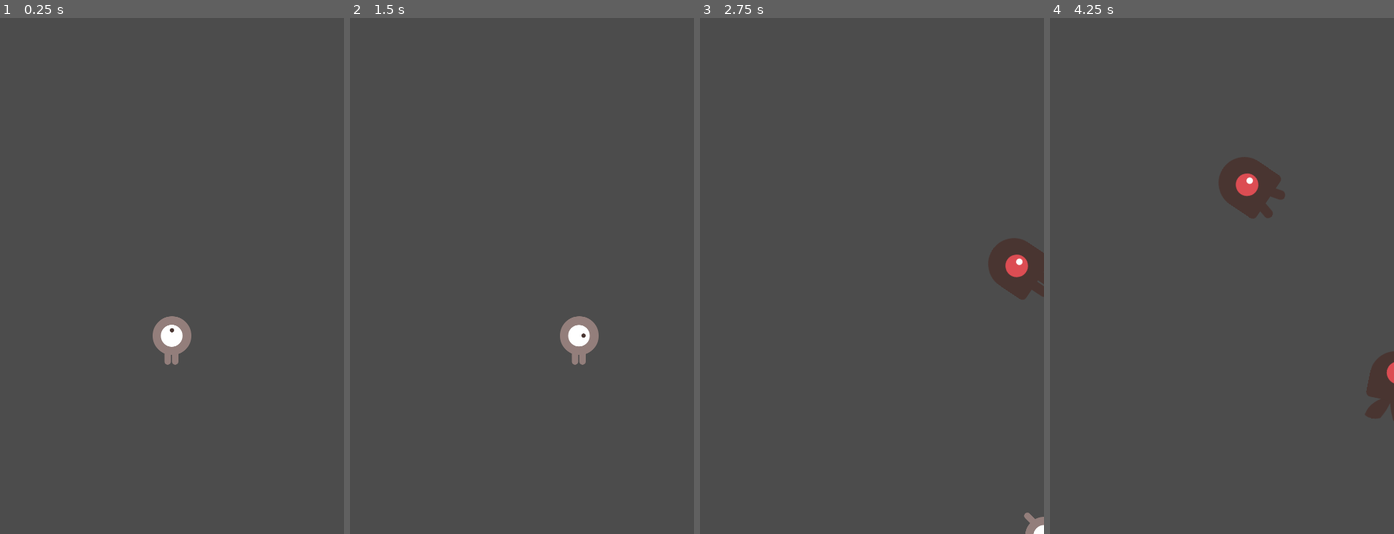
Above: before the commit, frames 1-4 (left to right).
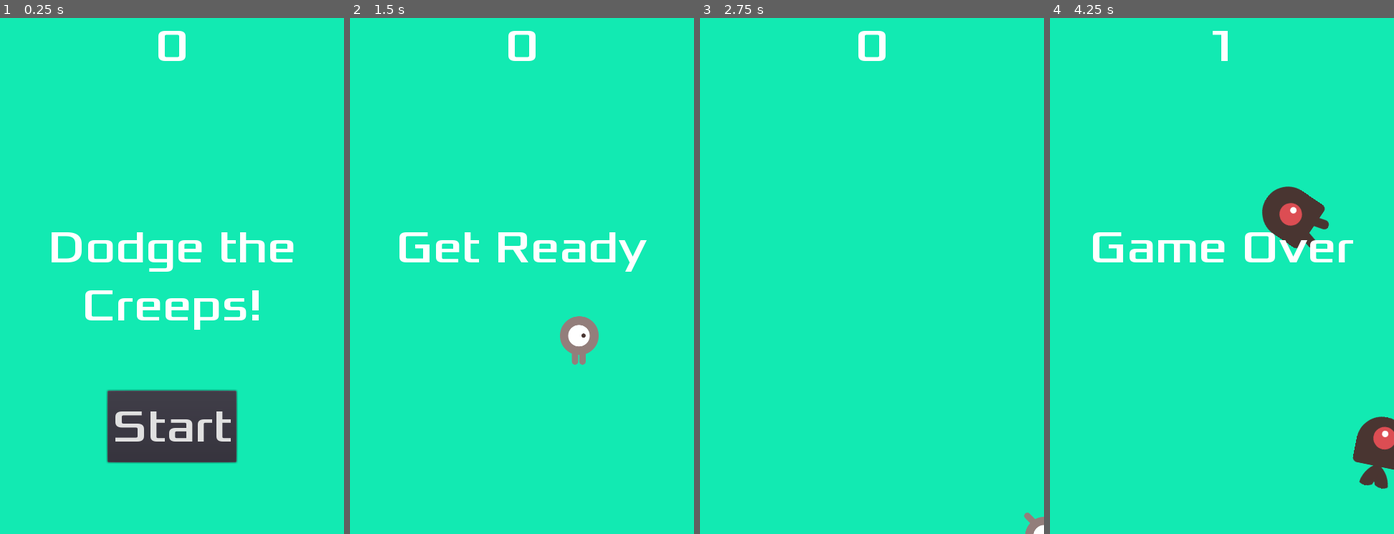
Above: after the commit, the same moments.

Repository: BakDavid/Dodge-the-creeps
Game: Godot game, scene res://Main.tscn
Two runs of this game, one before a commit and one after it. Both use one fixed random seed, a clock stepped at 60 frames per second and the inputs below.
Inputs (mouse positions are in pixels of both pictures, inside the frame that each line leads up to):
- Up to frame 1 (0.25 s): no input
- Up to frame 2 (1.5 s): click (522, 425) at 0.5 s, where only the run after the commit has a clickable "Start"; tap Enter (start_game, bound only after the commit) at 1.25, 1.35 s; hold Right (move_right) from 1.28 s (still down)
- Up to frame 3 (2.75 s): release Right (move_right) at 2.03 s; hold Down (move_down) from 2.03 s (still down); tap Enter (start_game, bound only after the commit) at 2.1 s
- Up to frame 4 (4.25 s): release Down (move_down) at 2.78 s; hold Right (move_right) 2.78-3.53 s; tap Enter (start_game, bound only after the commit) at 2.85, 3.6 s; hold Up (move_up) from 3.53 s (still down)

The runs differ from the first frame. In frame 1, 96% of the frame differs, in the area x 0-100%, y 0-100%; in frame 2, 99%; in frame 3, 100%; in frame 4, 100%.

Commit message:
Finished up the 2D project with HUD, death, restart, score features

Diff:
--- /dev/null
+++ b/HUD.gd
@@ -0,0 +1,33 @@
+extends CanvasLayer
+
+signal start_game
+
+# Called when the node enters the scene tree for the first time.
+func _ready():
+	pass # Replace with function body.
+
+func show_message(text):
+	$Message.text = text
+	$Message.show()
+	$MessageTimer.start()
+
+func show_game_over():
+	show_message("Game Over")
+	# Wait until the MessageTimer has counted down.
+	yield($MessageTimer, "timeout")
+
+	$Message.text = "Dodge the\nCreeps!"
+	$Message.show()
+	# Make a one-shot timer and wait for it to finish.
+	yield(get_tree().create_timer(1), "timeout")
+	$StartButton.show()
+
+func update_score(score):
+	$ScoreLabel.text = str(score)
+
+func _on_MessageTimer_timeout():
+	$Message.hide()
+
+func _on_StartButton_pressed():
+	$StartButton.hide()
+	emit_signal("start_game")
--- /dev/null
+++ b/HUD.tscn
@@ -0,0 +1,55 @@
+[gd_scene load_steps=6 format=2]
+
+[ext_resource path="res://HUD.gd" type="Script" id=1]
+[ext_resource path="res://fonts/Xolonium-Regular.ttf" type="DynamicFontData" id=2]
+
+[sub_resource type="DynamicFont" id=1]
+size = 64
+font_data = ExtResource( 2 )
+
+[sub_resource type="InputEventAction" id=2]
+action = "start_game"
+
+[sub_resource type="ShortCut" id=3]
+shortcut = SubResource( 2 )
+
+[node name="HUD" type="CanvasLayer"]
+script = ExtResource( 1 )
+
+[node name="ScoreLabel" type="Label" parent="."]
+anchor_right = 1.0
+margin_bottom = 78.0
+custom_fonts/font = SubResource( 1 )
+text = "0"
+align = 1
+
+[node name="Message" type="Label" parent="."]
+anchor_top = 0.5
+anchor_right = 1.0
+anchor_bottom = 0.5
+margin_top = -79.5
+margin_bottom = 79.5
+custom_fonts/font = SubResource( 1 )
+text = "Dodge the Creeps!"
+align = 1
+autowrap = true
+
+[node name="StartButton" type="Button" parent="."]
+anchor_left = 0.5
+anchor_top = 1.0
+anchor_right = 0.5
+anchor_bottom = 1.0
+margin_left = -90.0
+margin_top = -200.0
+margin_right = 90.0
+margin_bottom = -100.0
+custom_fonts/font = SubResource( 1 )
+shortcut = SubResource( 3 )
+text = "Start"
+
+[node name="MessageTimer" type="Timer" parent="."]
+wait_time = 2.0
+one_shot = true
+
+[connection signal="pressed" from="StartButton" to="." method="_on_StartButton_pressed"]
+[connection signal="timeout" from="MessageTimer" to="." method="_on_MessageTimer_timeout"]
--- a/Main.gd
+++ b/Main.gd
@@ -6,21 +6,23 @@
 # Called when the node enters the scene tree for the first time.
 func _ready():
 	randomize()
-	new_game()
-
-# Called every frame. 'delta' is the elapsed time since the previous frame.
-#func _process(delta):
-#	pass
-
 
 func game_over():
 	$ScoreTimer.stop()
 	$MobTimer.stop()
+	$HUD.show_game_over()
+	$Music.stop()
+	$DeathSound.play()
 
 func new_game():
+	# remove mobs from previous game after restart
+	get_tree().call_group("mobs", "queue_free")
 	score = 0
+	$Music.play()
 	$Player.start($StartPosition.position)
 	$StartTimer.start()
+	$HUD.update_score(score)
+	$HUD.show_message("Get Ready")
 
 
 func _on_MobTimer_timeout():
@@ -51,6 +53,7 @@
 
 func _on_ScoreTimer_timeout():
 	score += 1
+	$HUD.update_score(score)
 
 
 func _on_StartTimer_timeout():
--- a/Main.tscn
+++ b/Main.tscn
@@ -1,8 +1,11 @@
-[gd_scene load_steps=5 format=2]
+[gd_scene load_steps=8 format=2]
 
 [ext_resource path="res://Main.gd" type="Script" id=1]
 [ext_resource path="res://Player.tscn" type="PackedScene" id=2]
 [ext_resource path="res://Mob.tscn" type="PackedScene" id=3]
+[ext_resource path="res://HUD.tscn" type="PackedScene" id=4]
+[ext_resource path="res://art/House In a Forest Loop.ogg" type="AudioStream" id=5]
+[ext_resource path="res://art/gameover.wav" type="AudioStream" id=6]
 
 [sub_resource type="Curve2D" id=1]
 _data = {
@@ -12,6 +15,11 @@
 [node name="Main" type="Node"]
 script = ExtResource( 1 )
 mob_scene = ExtResource( 3 )
+
+[node name="ColorRect" type="ColorRect" parent="."]
+anchor_right = 1.0
+anchor_bottom = 1.0
+color = Color( 0.0745098, 0.921569, 0.701961, 1 )
 
 [node name="Player" parent="." instance=ExtResource( 2 )]
 
@@ -35,7 +43,16 @@
 [node name="MobSpawnLocation" type="PathFollow2D" parent="MobPath"]
 position = Vector2( -0.00410687, 0 )
 
+[node name="HUD" parent="." instance=ExtResource( 4 )]
+
+[node name="Music" type="AudioStreamPlayer" parent="."]
+stream = ExtResource( 5 )
+
+[node name="DeathSound" type="AudioStreamPlayer" parent="."]
+stream = ExtResource( 6 )
+
 [connection signal="hit" from="Player" to="." method="game_over"]
 [connection signal="timeout" from="MobTimer" to="." method="_on_MobTimer_timeout"]
 [connection signal="timeout" from="ScoreTimer" to="." method="_on_ScoreTimer_timeout"]
 [connection signal="timeout" from="StartTimer" to="." method="_on_StartTimer_timeout"]
+[connection signal="start_game" from="HUD" to="." method="new_game"]
--- a/Mob.gd
+++ b/Mob.gd
@@ -6,9 +6,5 @@
 	var mob_types = $AnimatedSprite.frames.get_animation_names()
 	$AnimatedSprite.animation = mob_types[randi() % mob_types.size()]
 
-# Called every frame. 'delta' is the elapsed time since the previous frame.
-#func _process(delta):
-#	pass
-
 func _on_VisibilityNotifier2D_screen_exited():
 	queue_free()
--- a/Mob.tscn
+++ b/Mob.tscn
@@ -30,7 +30,7 @@
 radius = 36.0
 height = 24.0
 
-[node name="Mob" type="RigidBody2D"]
+[node name="Mob" type="RigidBody2D" groups=["mobs"]]
 position = Vector2( 62, 58 )
 collision_mask = 0
 gravity_scale = 0.0
--- a/project.godot
+++ b/project.godot
@@ -51,6 +51,11 @@
 , Object(InputEventKey,"resource_local_to_scene":false,"resource_name":"","device":0,"alt":false,"shift":false,"control":false,"meta":false,"command":false,"pressed":false,"scancode":83,"physical_scancode":0,"unicode":0,"echo":false,"script":null)
  ]
 }
+start_game={
+"deadzone": 0.5,
+"events": [ Object(InputEventKey,"resource_local_to_scene":false,"resource_name":"","device":0,"alt":false,"shift":false,"control":false,"meta":false,"command":false,"pressed":false,"scancode":16777221,"physical_scancode":0,"unicode":0,"echo":false,"script":null)
+ ]
+}
 
 [physics]
 
